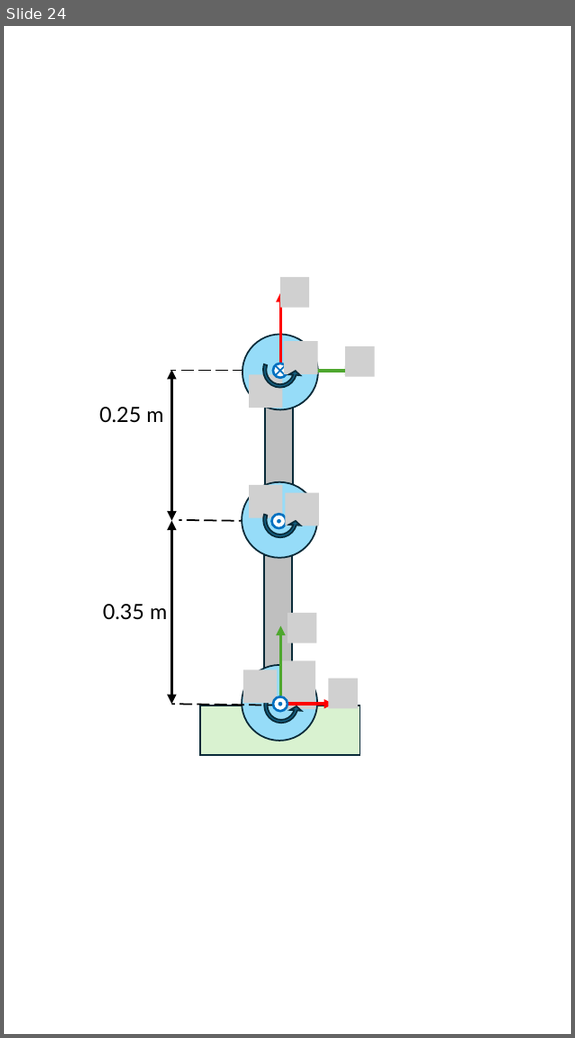
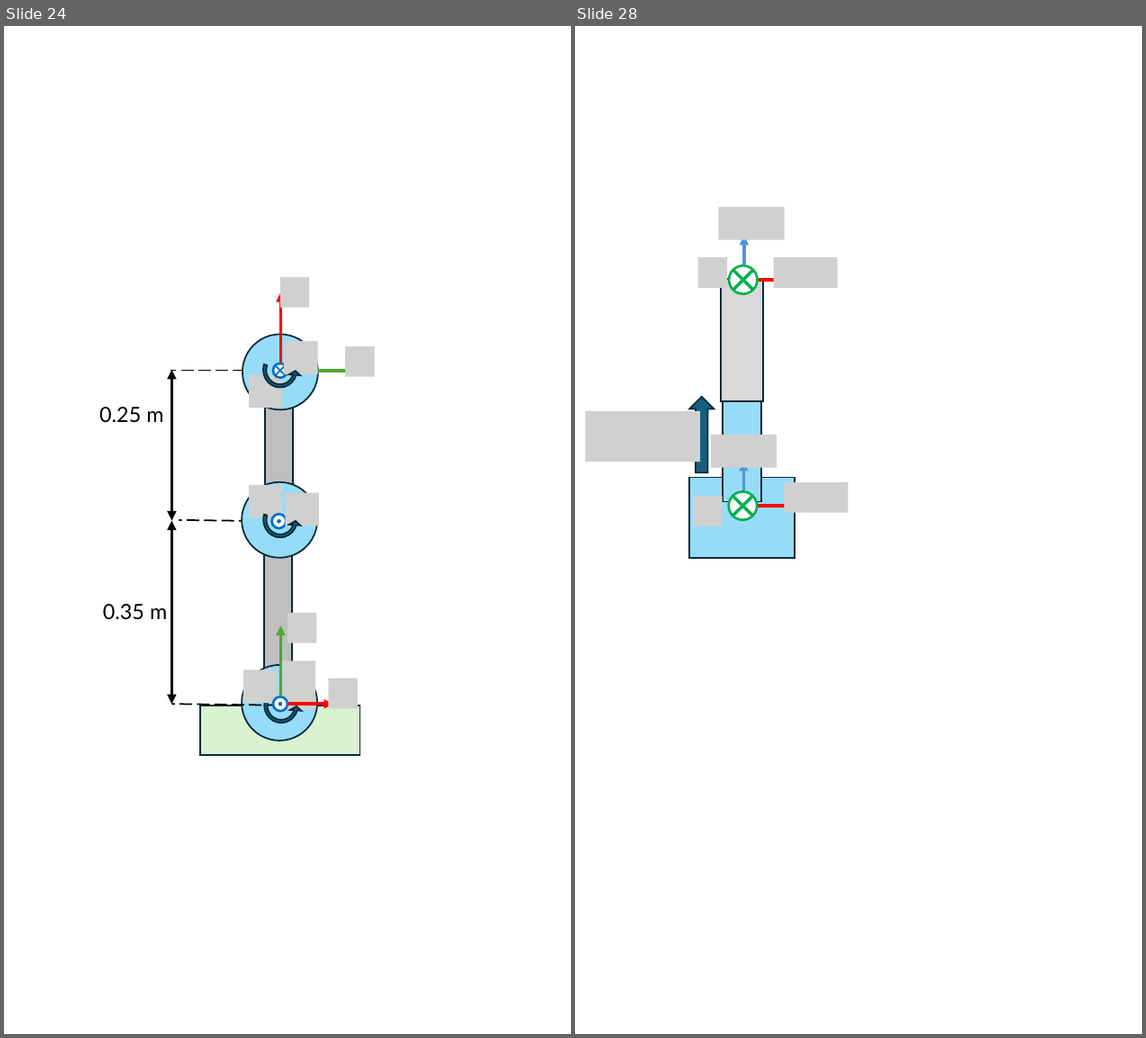
Before and after one commit to iocroblab/from_code_to_robot, a slide deck: robotics/Resources/Images/Robot images.pptx. Shown side by side, each under a label of ours: slide 24 before the commit, slides 24 and 28 after it; the slides between them are not shown. The pictures are 575x1038 and 1146x1038 pixels, drawn with LibreOffice and Linux fonts; fonts in the diff are those of the drawing; grey boxes stand for pictures. Boxes give left, top, right and bottom in pixels: in the first picture for what was removed or moved away, otherwise in the second. Text is boxed around its words. In the diff, an @@ line names an element or a change of style, - is before the commit and + after.

```diff
--- a/robotics/Resources/Images/Robot images.pptx
+++ b/robotics/Resources/Images/Robot images.pptx
@@ slide 28 added at [575, 26, 1142, 1034], background #FFFFFF @@
@@ rectangle added at [721, 279, 763, 401], fill #D9D9D9, outline #092A39 1.5 pt @@
@@ group added at [698, 207, 838, 293]: 3 pictures, 2 arrows, 2 lines, 1 ellipse @@
@@ down arrow added at [689, 397, 714, 472], fill #156082, outline #092A39 1.5 pt @@
@@ rectangle added at [723, 393, 761, 502], fill #96DCF8, outline #092A39 1.5 pt @@
@@ picture added at [586, 411, 700, 462] @@
@@ rectangle added at [689, 477, 795, 558], fill #96DCF8, outline #092A39 1.5 pt @@
@@ group added at [693, 435, 849, 526]: 3 pictures, 2 arrows, 2 lines, 1 ellipse @@
```
Also in this commit, not shown: 3 other slides added, 15 other files.
